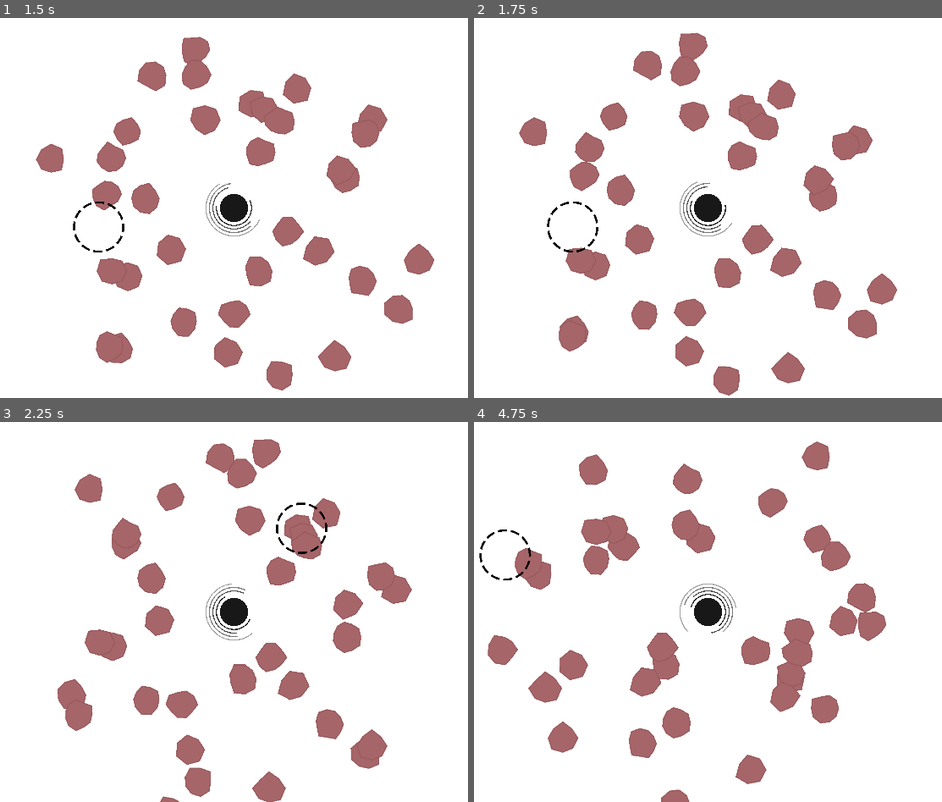
Above: before the commit, frames 1-4 (two rows, left to right).
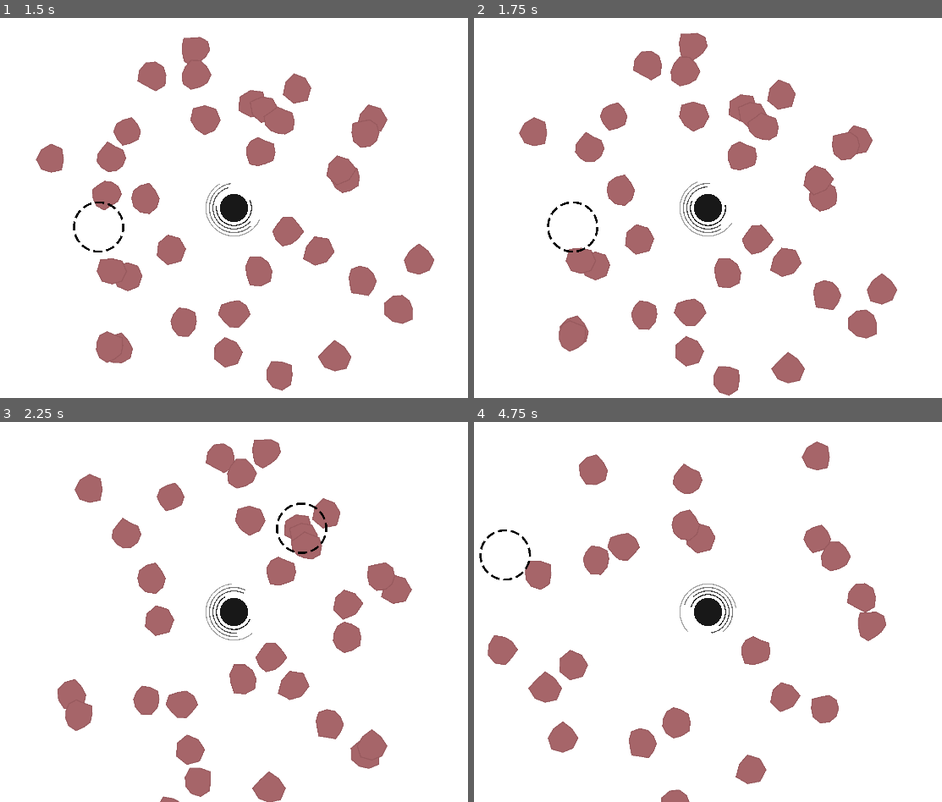
Above: after the commit, the same moments.

Repository: fatihceyln/a-game-about-feeding-a-black-hole
Game: Godot game, scene res://main/main.tscn
Two runs of this game, one before a commit and one after it. Both use one fixed random seed, a clock stepped at 60 frames per second and the inputs below. The project has no main scene, so this scene is started directly.
Inputs (mouse positions are in pixels of both pictures, inside the frame that each line leads up to):
- Up to frame 1 (1.5 s): move the mouse to (383, 189) at 0.52 s; move the mouse to (98, 227) at 1.27 s
- Up to frame 2 (1.75 s): no input
- Up to frame 3 (2.25 s): move the mouse to (299, 528) at 2.02 s
- Up to frame 4 (4.75 s): move the mouse to (675, 688) at 2.77 s; move the mouse to (909, 669) at 3.52 s; move the mouse to (506, 555) at 4.27 s

Frame 1 is identical in both runs. In frame 2, 0.4% of the frame differs, in the area x 20-27%, y 37-46%; in frame 3, 0.7%; in frame 4, 3.4%, in the area x 8-82%, y 17-73%.

Commit message:
Implement asteroid removal on click by checking overlapping areas in Clicker

Diff:
--- a/main/main.gd
+++ b/main/main.gd
@@ -30,4 +30,7 @@
 
 
 func _on_clicker_timer_timeout() -> void:
-	print("attack")
+	var overlapping_areas: Array[Area2D] = clicker.get_overlapping_areas()
+	for area in overlapping_areas:
+		if area as Asteroid:
+			area.queue_free()
